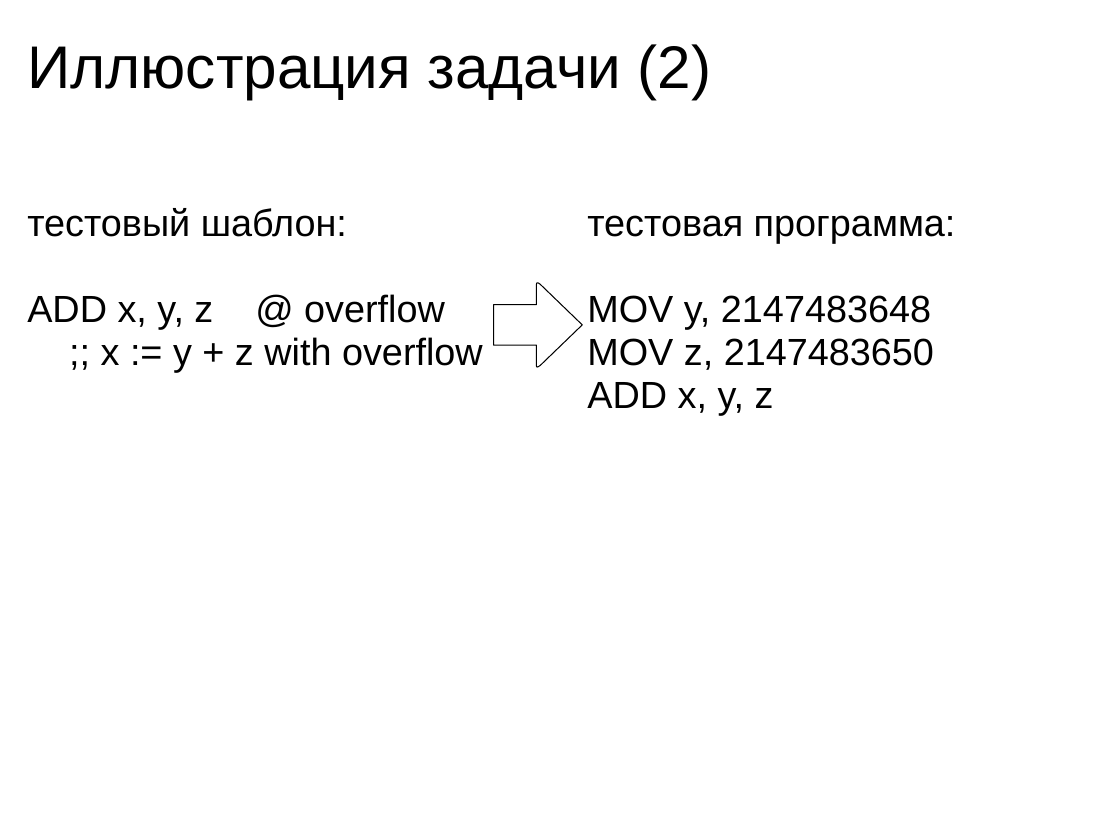
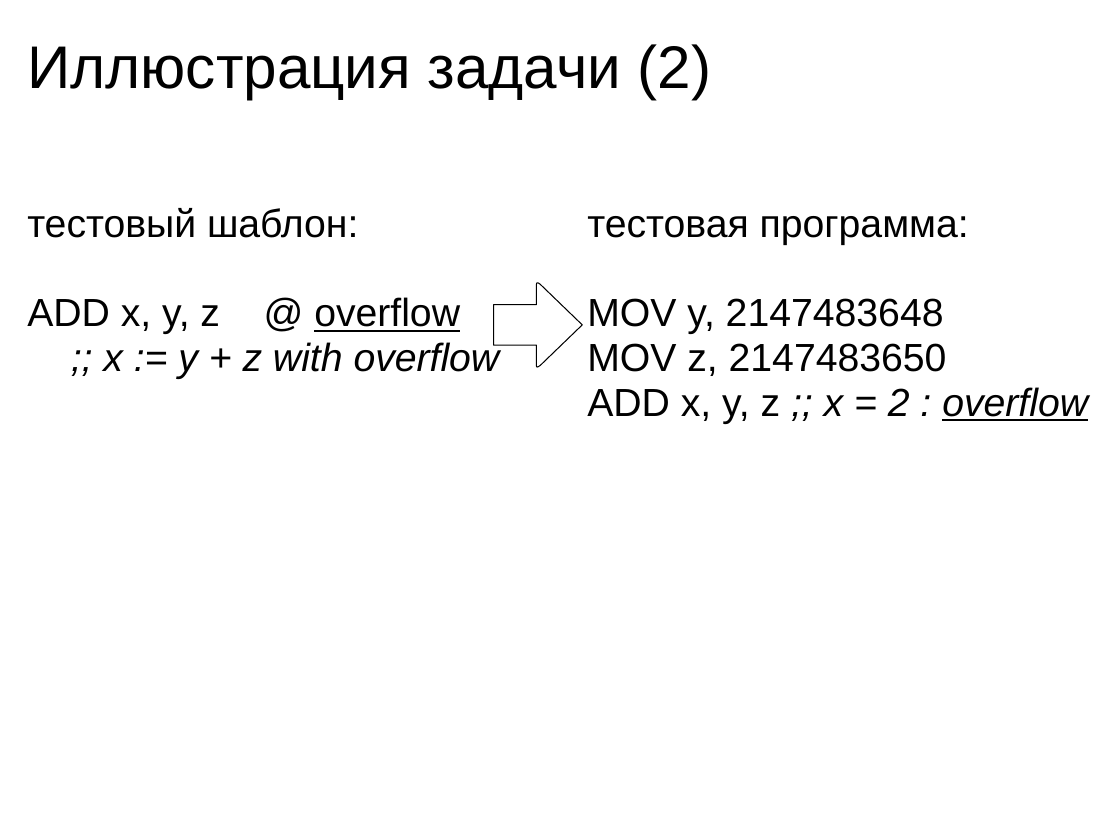
Before and after one commit to kornevgen/tesla-project, a slide deck: slide 5 of papers/THESIS/talks/ivan2010/ivan2010.ppt. Drawn at 1120x840 pixels with LibreOffice and Linux fonts; fonts in the diff are those of the drawing. Boxes give left, top, right and bottom in pixels: in the first picture for what was removed or moved away, otherwise in the second. Text is boxed around its words. In the diff, an @@ line names an element or a change of style, - is before the commit and + after.

```diff
--- a/papers/THESIS/talks/ivan2010/ivan2010.ppt
+++ b/papers/THESIS/talks/ivan2010/ivan2010.ppt
@@ text "тестовый шаблон:" at <box>27,208,500,379</box>: size 27 to 28 pt; underline on in "overflow"; italic on in ";; x := y + z with ..." @@
@@ text at <box>587,216,969,376</box>: size 27 to 28 pt in "тестовая программа:", "MOV y, 2147483648", "MOV z, 2147483650" @@
@@ text at <box>587,387,1088,424</box>: text changed; size 27 to 28 pt; italic on @@
-ADD x, y, z
+ADD x, y, z ;; x = 2 : overflow
```
Also in this commit, not shown: 15 other slides changed, 1 slide added, 3 slides removed.
